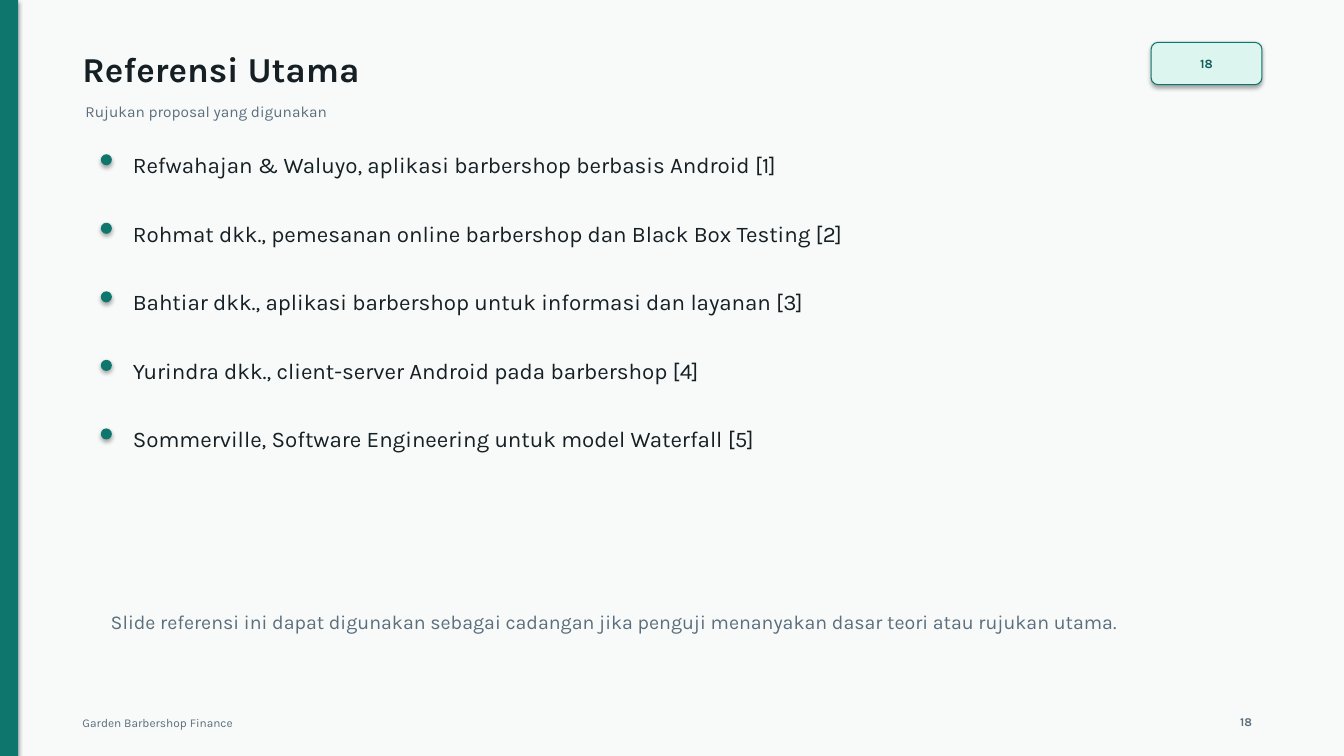
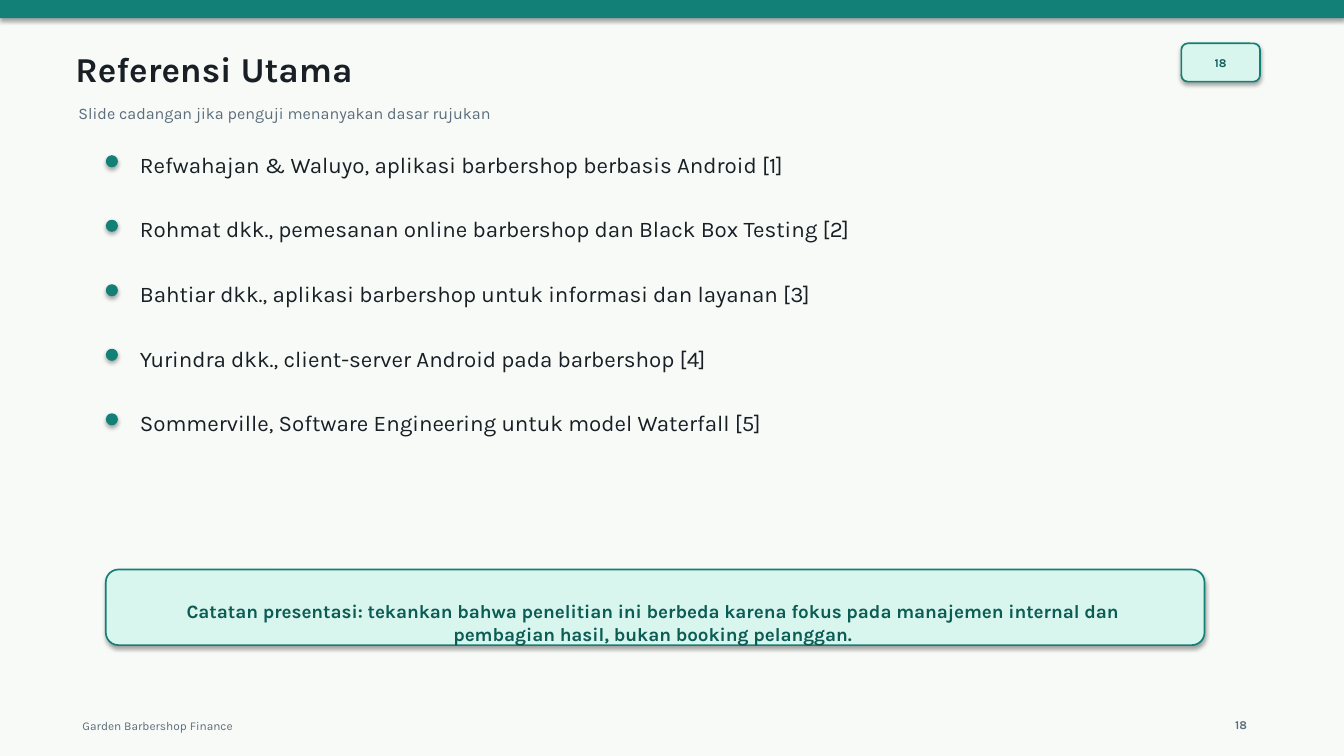
Before and after one commit to Anamsyahrul/garden_barbershop_finance, a slide deck: slide 18 of docs/Slides Proposal Skripsi.pptx. Drawn at 1344x756 pixels with LibreOffice and Linux fonts; fonts in the diff are those of the drawing. Boxes give left, top, right and bottom in pixels: in the first picture for what was removed or moved away, otherwise in the second. Text is boxed around its words. In the diff, an @@ line names an element or a change of style, - is before the commit and + after.

```diff
--- a/docs/Slides Proposal Skripsi.pptx
+++ b/docs/Slides Proposal Skripsi.pptx
@@ background #F7FAF8 to #F8FAF7 @@
@@ rectangle removed at (0, 0, 18, 756) @@
@@ rectangle added at (0, 0, 1344, 18), fill #128076 @@
@@ text colour #161F24 to #182026 in 6 elements at (140, 156, 783, 179), (140, 220, 849, 243), (140, 285, 810, 308), (140, 350, 706, 373), (140, 414, 761, 437), (75, 57, 353, 83) @@
@@ text "Referensi Utama": place and size @@
-text "Referensi Utama" at (82, 57, 360, 83)
+text "Referensi Utama" at (75, 57, 353, 83)
@@ text "18": place and size @@
-text "18" at (1200, 59, 1213, 68)
+text "18" at (1215, 59, 1227, 67)
@@ text "18" at (1215, 59, 1227, 67): size 9 to 8.5 pt, text colour #115E59 to #0C5C56 @@
@@ rounded rectangle: place and size @@
-rounded rectangle at (1151, 42, 1262, 85)
+rounded rectangle at (1182, 43, 1260, 82)
@@ rounded rectangle at (1182, 43, 1260, 82): fill #DCF5EE to #D8F6EE; outline #0F766E 0.75 pt to #128076 1.2 pt @@
@@ text at (78, 108, 491, 123): text changed; size 11 to 11.5 pt; text colour #5C6E7D to #5C6D7B @@
-Rujukan proposal yang digunakan
+Slide cadangan jika penguji menanyakan dasar rujukan
@@ text "Refwahajan & Waluyo, aplikasi barbershop ...": place and size @@
-text "Refwahajan & Waluyo, aplikasi barbershop ..." at (133, 156, 776, 179)
+text "Refwahajan & Waluyo, aplikasi barbershop ..." at (140, 156, 783, 179)
@@ ellipse: place and size @@
-ellipse at (101, 154, 112, 165)
+ellipse at (106, 155, 118, 167)
@@ ellipse: place and size @@
-ellipse at (101, 223, 112, 234)
+ellipse at (106, 220, 118, 232)
@@ text "Rohmat dkk., pemesanan online barbershop ...": place and size @@
-text "Rohmat dkk., pemesanan online barbershop ..." at (133, 225, 842, 248)
+text "Rohmat dkk., pemesanan online barbershop ..." at (140, 220, 849, 243)
@@ ellipse: place and size @@
-ellipse at (101, 291, 112, 302)
+ellipse at (106, 284, 118, 296)
@@ text "Bahtiar dkk., aplikasi barbershop untuk ...": place and size @@
-text "Bahtiar dkk., aplikasi barbershop untuk ..." at (133, 293, 803, 316)
+text "Bahtiar dkk., aplikasi barbershop untuk ..." at (140, 285, 810, 308)
@@ ellipse: place and size @@
-ellipse at (101, 360, 112, 371)
+ellipse at (106, 349, 118, 361)
@@ text "Yurindra dkk., client-server Android pada ...": place and size @@
-text "Yurindra dkk., client-server Android pada ..." at (133, 362, 699, 385)
+text "Yurindra dkk., client-server Android pada ..." at (140, 350, 706, 373)
@@ fill #0F766E to #128076 in 5 elements at (106, 155, 118, 167), (106, 220, 118, 232), (106, 284, 118, 296), (106, 349, 118, 361), (106, 413, 118, 425) @@
@@ ellipse: place and size @@
-ellipse at (101, 429, 112, 440)
+ellipse at (106, 413, 118, 425)
@@ text "Sommerville, Software Engineering untuk model ...": place and size @@
-text "Sommerville, Software Engineering untuk model ..." at (133, 430, 754, 453)
+text "Sommerville, Software Engineering untuk model ..." at (140, 414, 761, 437)
@@ rounded rectangle: place and size @@
-rounded rectangle at (111, 615, 1117, 634)
+rounded rectangle at (106, 570, 1205, 645)
@@ rounded rectangle at (106, 570, 1205, 645): fill none to #D8F6EE; outline none to #128076 1.2 pt; shadow on @@
@@ text in rounded rectangle at (111, 615, 1117, 634): text removed @@
-Slide referensi ini dapat digunakan sebagai cadangan jika penguji menanyakan dasar teori atau rujukan utama.
@@ text added at (187, 604, 1118, 647), 13.5 pt, text #0C5C56, bold @@
+Catatan presentasi: tekankan bahwa penelitian ini berbeda karena fokus pada manajemen internal dan pembagian hasil, bukan booking pelanggan.
@@ text "Garden Barbershop Finance" at (82, 722, 233, 733): text colour #5C6E7D to #5C6D7B @@
@@ text "18" at (1235, 721, 1247, 729): text colour #5C6E7D to #5C6D7B @@
```
Also in this commit, not shown: 11 other slides changed, 6 slides added, 6 slides removed.
